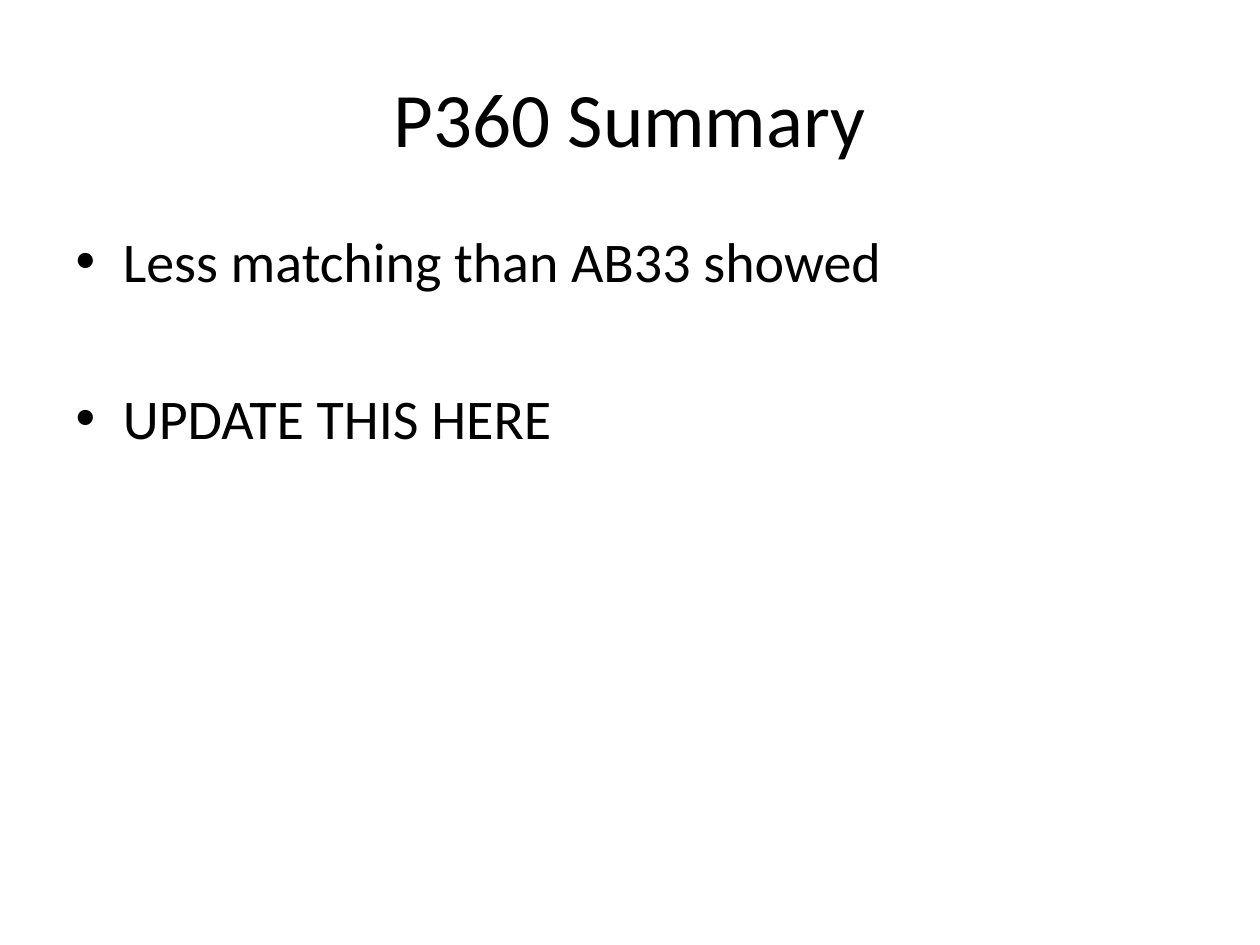
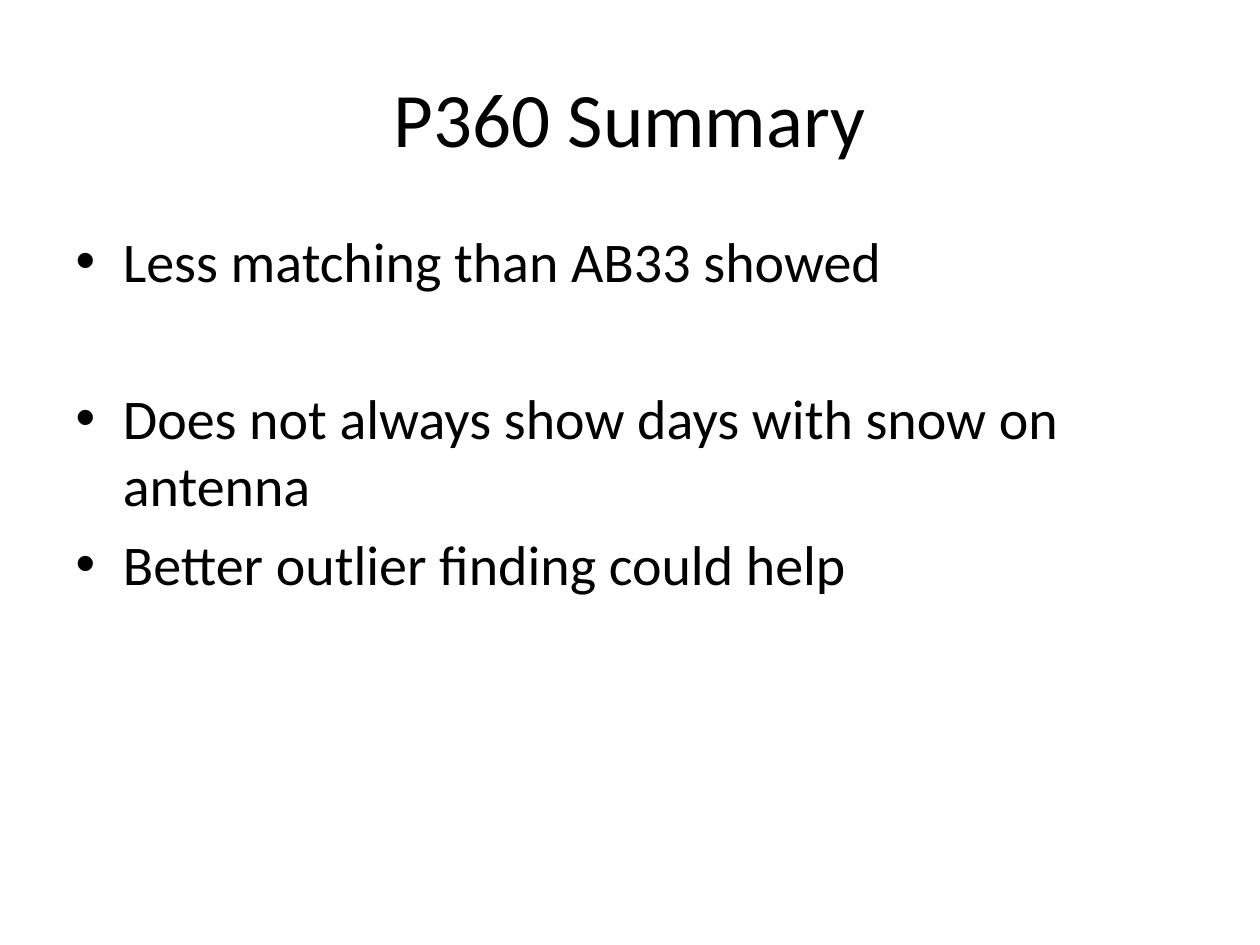
Before and after one commit to finchlt/ASEN_6090_Final_Project, a slide deck: slide 12 of Presentations/Wolma_Final.pptx. Drawn at 1260x945 pixels with LibreOffice and Linux fonts; fonts in the diff are those of the drawing. Boxes give left, top, right and bottom in pixels: in the first picture for what was removed or moved away, otherwise in the second. Text is boxed around its words. In the diff, an @@ line names an element or a change of style, - is before the commit and + after.

```diff
--- a/Presentations/Wolma_Final.pptx
+++ b/Presentations/Wolma_Final.pptx
@@ text at (123,400,1058,595): text changed @@
-• UPDATE THIS HERE
+• Does not always show days with snow on antenna
+• Better outlier finding could help
```
Also in this commit, not shown: 23 other files.
